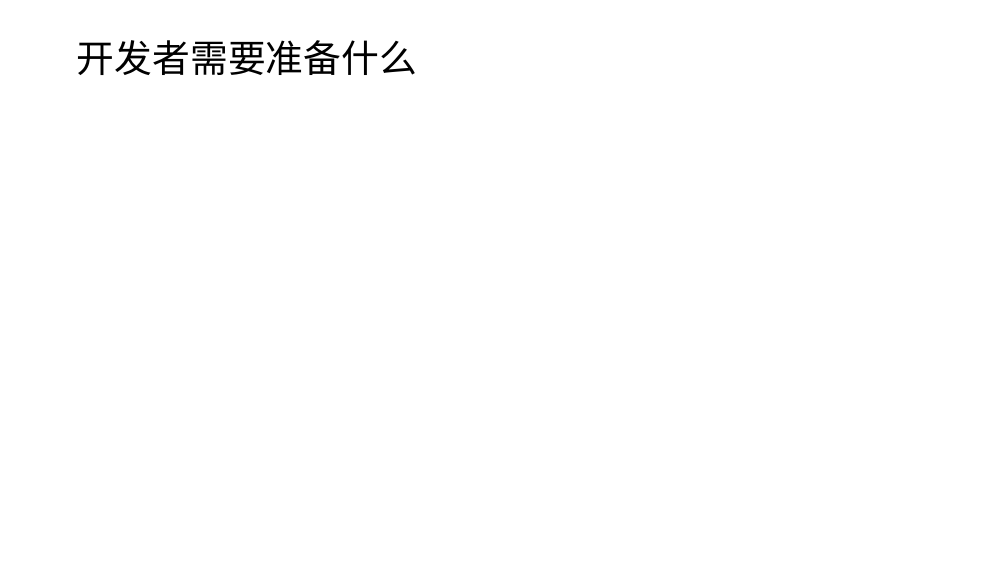
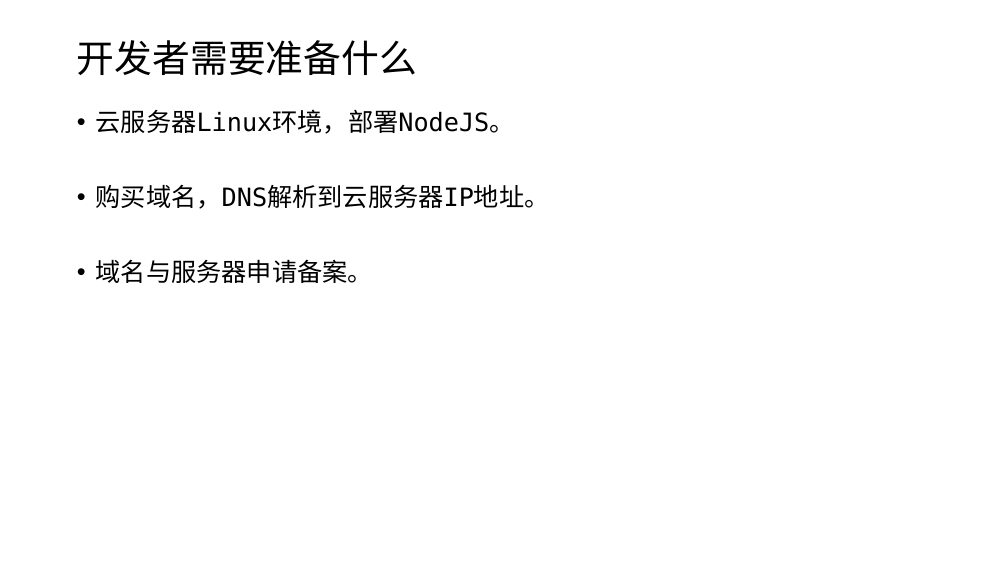
Before and after one commit to edu2act/course-wechat-and-miniprogram, a slide deck: slide 6 of 公众号开发常见问题.pptx. Drawn at 1008x567 pixels with LibreOffice and Linux fonts; fonts in the diff are those of the drawing. Boxes give left, top, right and bottom in pixels: in the first picture for what was removed or moved away, otherwise in the second. Text is boxed around its words. In the diff, an @@ line names an element or a change of style, - is before the commit and + after.

```diff
--- a/公众号开发常见问题.pptx
+++ b/公众号开发常见问题.pptx
@@ text added at (96,109,550,283), 24 pt, text #000000 @@
+• 云服务器Linux环境，部署NodeJS。
+• 购买域名，DNS解析到云服务器IP地址。
+• 域名与服务器申请备案。
```
Also in this commit, not shown: 6 other slides changed, 5 other files.
